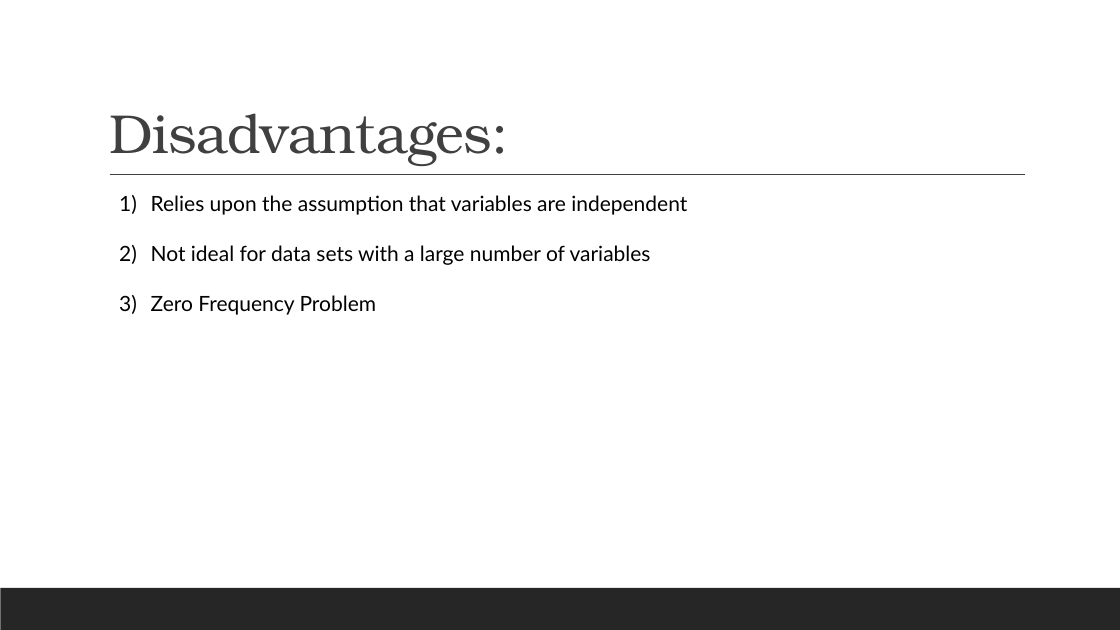
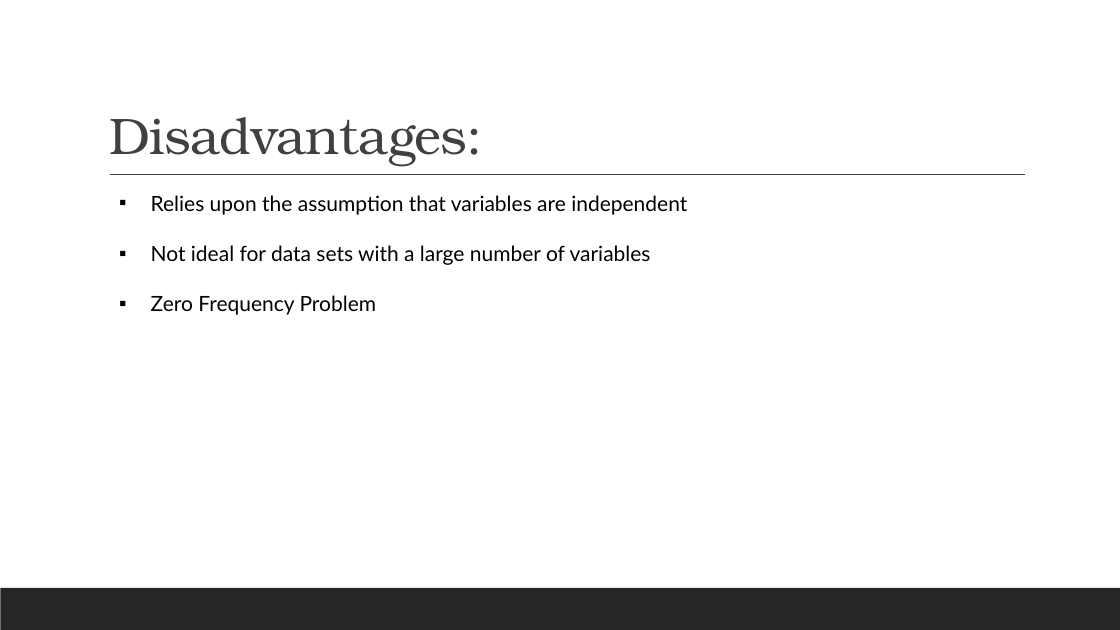
Before and after one commit to Myself1214/Group-3-M9, a slide deck: slide 6 of Naive Bayes Notes.pptx (slide 5 before the commit). Drawn at 1120x630 pixels with LibreOffice and Linux fonts; fonts in the diff are those of the drawing. Boxes give left, top, right and bottom in pixels: in the first picture for what was removed or moved away, otherwise in the second. Text is boxed around its words. In the diff, an @@ line names an element or a change of style, - is before the commit and + after.

```diff
--- a/Naive Bayes Notes.pptx
+++ b/Naive Bayes Notes.pptx
@@ title "Disadvantages:" at [109, 117, 483, 166]: size 47 to 44 pt @@
@@ text "Relies upon the assumption that ..." at [151, 195, 687, 315]: bullet 1) to ▪ @@
```
Also in this commit, not shown: 6 other slides changed, 1 slide added, 1 other file.
